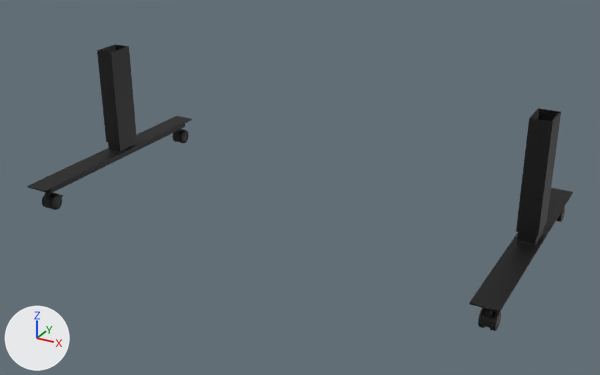
One commit to the FBX model Models/DeskBottom/meshes/fbx/DeskBottom.fbx: the scene before it, then after it.
Before and after are seen from a camera (50 mm lens) standing at (1.016, -1.838, 0.809) and looking at (0.024, -0.034, -0.093). Arrows for +X, +Y and +Z are at lower left; the lights stay in place. Objects named as collision shapes, trigger or cutter boxes, shadow casters or lower levels of detail are left out. Where no turn or scale is listed for an object, it has been applied to the vertices.

The first picture shows 'desk_bottom'.
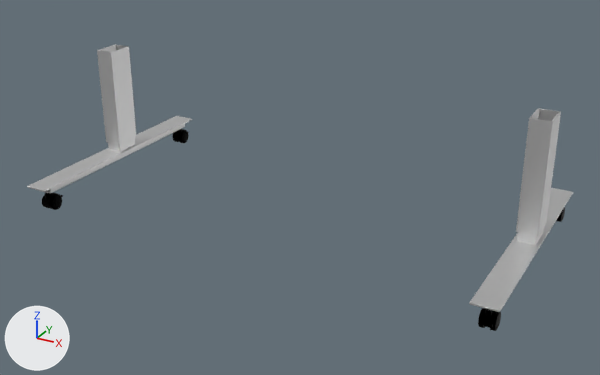
Where the newer file only moved an object's origin or applied its transform, the numbers keep the older frame.

Pixel boxes [x1, y1, x2, y2] of what changed, in the pictures (600 x 375 px):
'desk_bottom', surface changed (black to grey): [27, 44, 573, 331] in both

What changed in the scene script:
```text
Add img_white_n_bmp:
    img_white_n_bmp = load_image('White_N.bmp', '../../textures/White_N.bmp', 1, 1, 'Non-Color')
Add img_white_d_bmp:
    img_white_d_bmp = load_image('White_D.bmp', '../../textures/White_D.bmp', 1, 1, 'sRGB')
Change mat_white:
    where n0 = _N.new('ShaderNodeBsdfPrincipled'); n0.name = 'Principled BSDF'
    remove n0.inputs[0].default_value = (0.0, 0.0, 0.0, 1.0)  # 'Base Color', black #000000
    add n0.inputs[1].default_value = 1.0  # 'Metallic'
    add n2 = _N.new('ShaderNodeTexImage'); n2.name = 'Image Texture'
    add n2.image = img_white_d_bmp
    add n3 = _N.new('ShaderNodeTexImage'); n3.name = 'Image Texture.001'
    add n3.image = img_white_n_bmp
    add n4 = _N.new('ShaderNodeNormalMap'); n4.name = 'Normal Map'
    add _L.new(n2.outputs[0], n0.inputs[0])  # 'Color' to 'Base Color'
    add _L.new(n3.outputs[0], n4.inputs[1])  # 'Color' to 'Color'
    add _L.new(n4.outputs[0], n0.inputs[5])  # 'Normal' to 'Normal'
```
